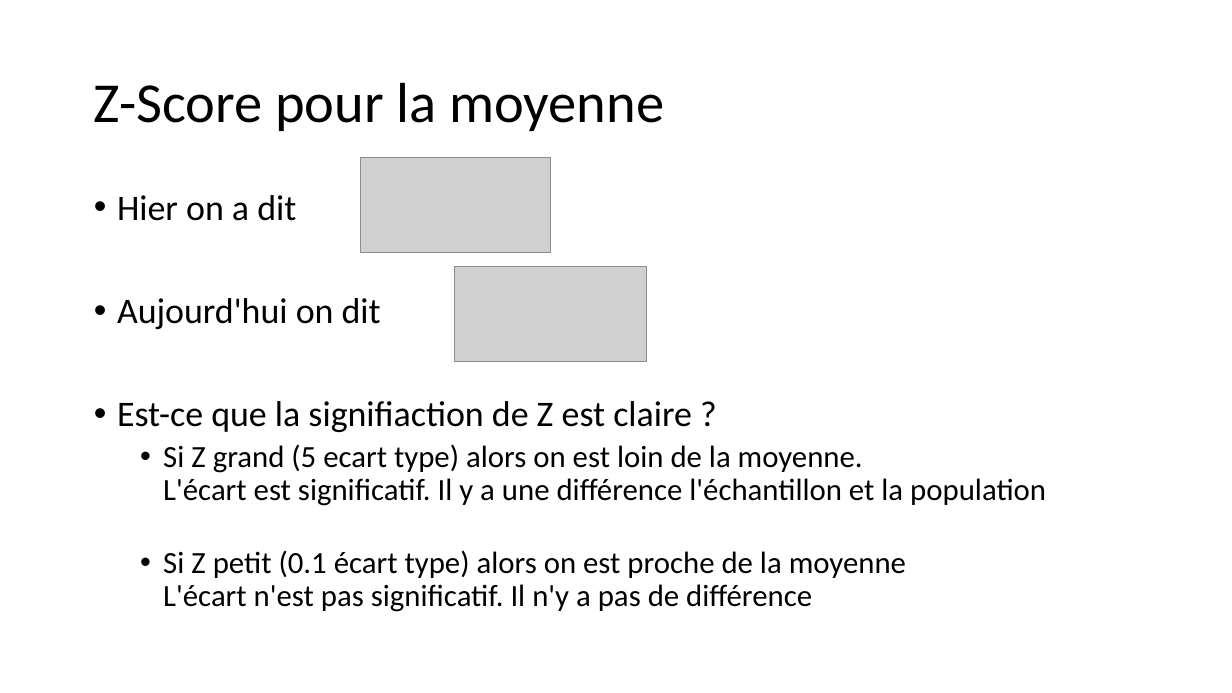
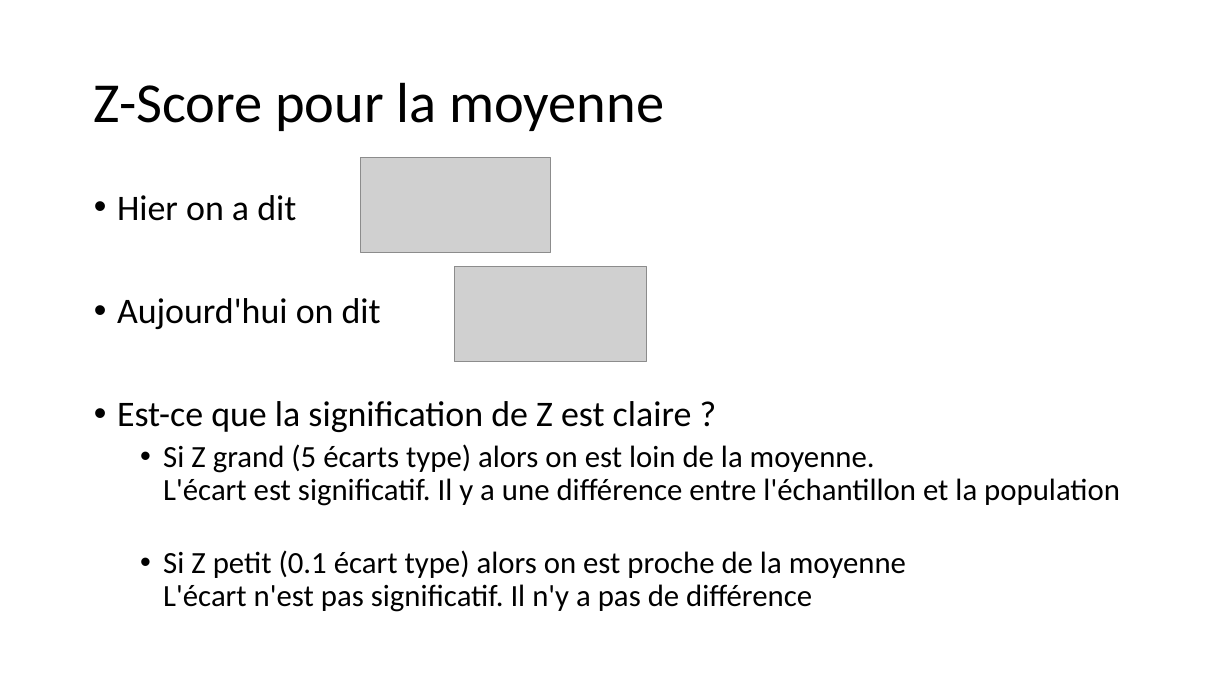
Before and after one commit to 40tude/Data_Essentials_Stage_Oct_2023, a slide deck: slide 31 of 00_notes_de_stage.pptx. Drawn at 1232x693 pixels with LibreOffice and Linux fonts; fonts in the diff are those of the drawing; grey boxes stand for pictures. Boxes give left, top, right and bottom in pixels: in the first picture for what was removed or moved away, otherwise in the second. Text is boxed around its words. In the diff, an @@ line names an element or a change of style, - is before the commit and + after.

Commit message:
relecture pour cours  du 15 02 24

```diff
--- a/00_notes_de_stage.pptx
+++ b/00_notes_de_stage.pptx
@@ text at (117,401,1120,506): text changed @@
-• Est-ce que la signifiaction de Z est claire ?
-  • Si Z grand (5 ecart type) alors on est loin de la moyenne.
-    L'écart est significatif. Il y a une différence l'échantillon et la population
+• Est-ce que la signification de Z est claire ?
+  • Si Z grand (5 écarts type) alors on est loin de la moyenne.
+    L'écart est significatif. Il y a une différence entre l'échantillon et la population
```
Also in this commit, not shown: 15 other slides changed, 6 slides added, 7 other files.
